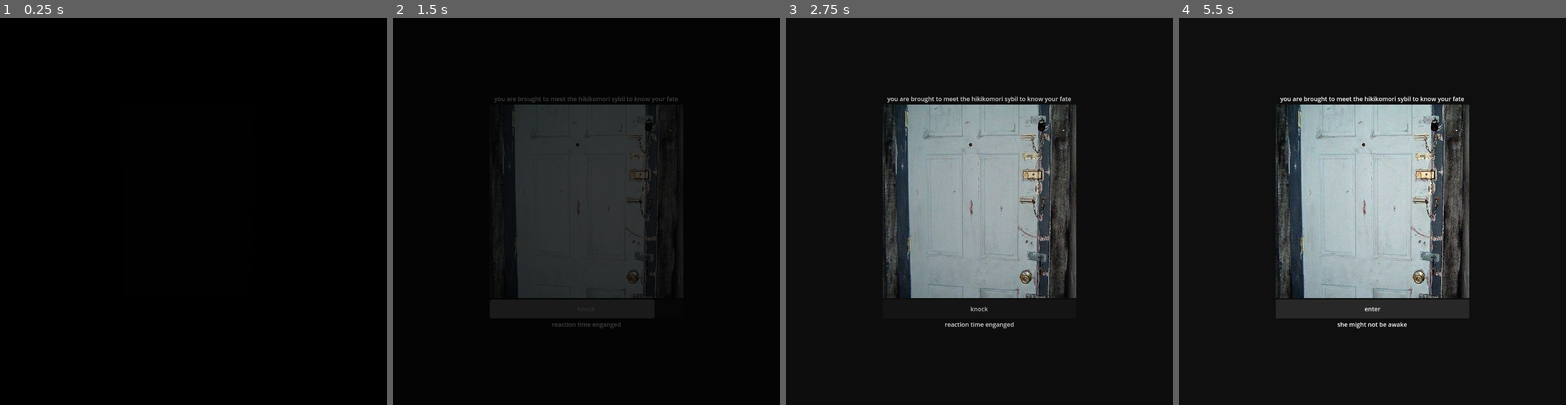
Above: before the commit, frames 1-4 (left to right).
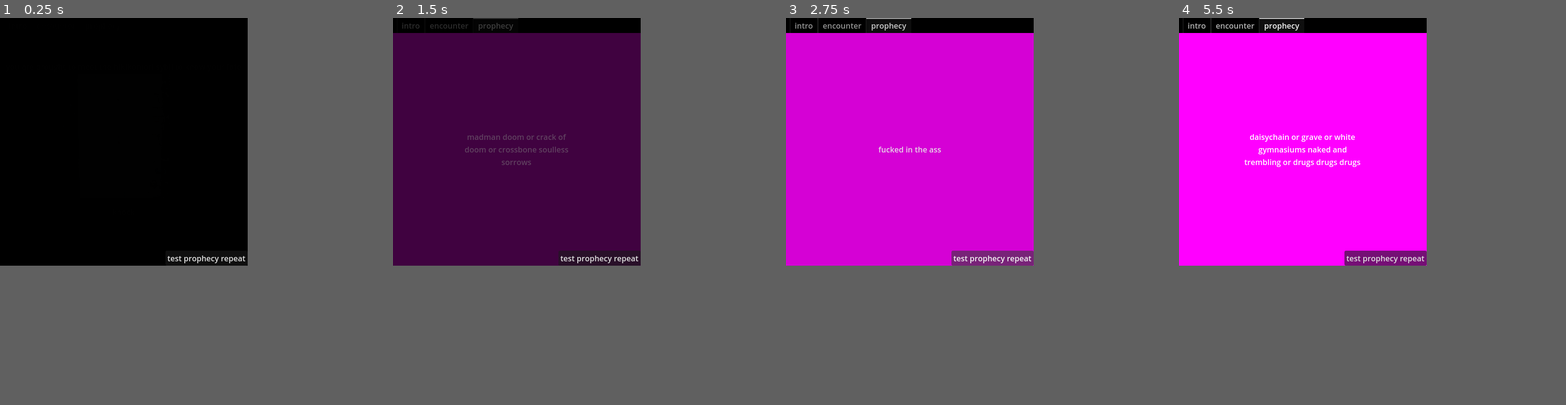
Above: after the commit, the same moments.

Repository: AlexDeclino/hikikomori_wisdom
Game: Godot game, scene res://scenes/prophecy.tscn
Same seed, same stepped clock (60 frames per second), same inputs: the game is played once before the commit and once after it.
Inputs (mouse positions are in pixels of both pictures, inside the frame that each line leads up to):
- Up to frame 1 (0.25 s): no input
- Up to frame 2 (1.5 s): click (714, 393) at 0.5 s, where only the run after the commit has a clickable "test prophecy repeat"; click (586, 308) at 1.25 s, where only the run before the commit has a clickable "knock"
- Up to frame 3 (2.75 s): click (1107, 393) at 2 s, where only the run after the commit has a clickable "test prophecy repeat"
- Up to frame 4 (5.5 s): click (1372, 308) at 2.75 s, where only the run before the commit has a clickable "knock"; click (1500, 393) at 3.5 s, where only the run after the commit has a clickable "test prophecy repeat"; click (1372, 308) at 4.25 s, where only the run before the commit has a clickable "knock"
In our replay, the window is 800x800 before the commit and 512x512 after it. These sizes can differ from the game's own. Grey fills any space a smaller window leaves; there, only what the larger window draws over its background counts as a difference.

The runs differ from the first frame. In frame 1, 0.2% of the frame differs, in the area x 43-64%, y 61-64%; in frame 2, 42%; in frame 3, 46%; in frame 4, 49%, in the area x 0-75%, y 0-81%.

Commit message:
added OR prophecy

Diff:
--- a/project.godot
+++ b/project.godot
@@ -17,9 +17,8 @@
 
 [display]
 
-window/size/viewport_width=1024
-window/size/viewport_height=1024
-window/size/borderless=true
+window/size/viewport_width=512
+window/size/viewport_height=512
 
 [rendering]
 
--- a/scenes/prophecy.tscn
+++ b/scenes/prophecy.tscn
@@ -74,7 +74,6 @@
 anchor_bottom = 1.0
 grow_horizontal = 2
 grow_vertical = 2
-tabs_visible = false
 
 [node name="intro" type="MarginContainer" parent="prophecy_stages"]
 visible = false
@@ -92,7 +91,7 @@
 vertical_alignment = 1
 
 [node name="TextureRect" type="TextureRect" parent="prophecy_stages/intro/VBoxContainer"]
-custom_minimum_size = Vector2(512, 512)
+custom_minimum_size = Vector2(256, 256)
 layout_mode = 2
 size_flags_horizontal = 4
 size_flags_vertical = 4
@@ -129,8 +128,10 @@
 layout_mode = 2
 
 [node name="TextureRect" type="TextureRect" parent="prophecy_stages/encounter"]
-visible = false
-layout_mode = 2
+custom_minimum_size = Vector2(256, 256)
+layout_mode = 2
+size_flags_horizontal = 4
+size_flags_vertical = 4
 texture = ExtResource("2_n7pln")
 expand_mode = 5
 
@@ -160,11 +161,13 @@
 color = Color(1, 0, 1, 1)
 
 [node name="Label" type="Label" parent="prophecy_stages/prophecy"]
-layout_mode = 2
-size_flags_vertical = 1
+custom_minimum_size = Vector2(256, 0)
+layout_mode = 2
+size_flags_horizontal = 4
 text = "aaaa"
 horizontal_alignment = 1
 vertical_alignment = 1
+autowrap_mode = 3
 
 [node name="sounds" type="AudioStreamPlayer" parent="."]
 
@@ -178,6 +181,20 @@
 "": SubResource("AnimationLibrary_ecfqv")
 }
 
+[node name="Button" type="Button" parent="." groups=["buttons"]]
+layout_mode = 1
+anchors_preset = 3
+anchor_left = 1.0
+anchor_top = 1.0
+anchor_right = 1.0
+anchor_bottom = 1.0
+offset_left = -170.0
+offset_top = -31.0
+grow_horizontal = 0
+grow_vertical = 0
+text = "test prophecy repeat"
+
 [connection signal="pressed" from="prophecy_stages/intro/VBoxContainer/knock_bar/knock_button" to="." method="_on_knock_button_pressed"]
 [connection signal="timeout" from="prophecy_stages/intro/VBoxContainer/knock_bar/knock_timer" to="." method="_on_knock_timer_timeout"]
 [connection signal="timeout" from="prophecy_stages/encounter/VBoxContainer/prophecy_bar/prophecy_timer" to="." method="_on_prophecy_timer_timeout"]
+[connection signal="pressed" from="Button" to="." method="_on_button_pressed"]
--- a/scripts/prophecy.gd
+++ b/scripts/prophecy.gd
@@ -13,22 +13,40 @@
 var hand_cursor = preload("res://assets/cursors/hand_knock.png")
 var arrow_cursor = preload("res://assets/cursors/hand_normal.png")
 
-#reaction texts
-var reaction_text = [
-	"she might not be awake",
-	"reaction time enganged",
-	"swat time active"
-]
+var random_pics = [
+		preload("res://_tests/1.png"),
+		preload("res://_tests/2.png"),
+		preload("res://_tests/3.png")
+	]
+
+#lists
+var reactions_array = []
+var words_array = []
+
 
 func _ready():
 	Input.set_custom_mouse_cursor(arrow_cursor, Input.CURSOR_ARROW, Vector2(20,20))
 	Input.set_custom_mouse_cursor(hand_cursor, Input.CURSOR_POINTING_HAND, Vector2(24,24))
 	$AnimationPlayer.play("intro_fade-in")
 
+	#load all words lists into arrays
+	_load_file_list("res://assets/texts/reactions.txt", reactions_array)
+	_load_file_list("res://assets/texts/words.txt", words_array)
+
+
+	#apply settings for cursor and focus to all buttons
 	var buttons = get_tree().get_nodes_in_group("buttons")
 	for i in buttons:
 		i.focus_mode = FOCUS_NONE
 		i.mouse_default_cursor_shape = CURSOR_POINTING_HAND
+
+func _load_file_list(file2open, array2append):
+	var _file = FileAccess.open(file2open, FileAccess.READ)
+	while not _file.eof_reached():
+		var line = _file.get_line()
+		array2append.append(line)
+	_file.close()
+	array2append.pop_back()
 
 func _play_sfx(sfx):
 	$sounds.stream = sfx
@@ -66,9 +84,9 @@
 			_play_sfx(prophecy_calculating)
 
 func _print_reaction():
-	reaction_text.shuffle()
-	get_node(nodes_paths[5]).text = reaction_text.front()
-	reaction_text.pop_front()
+	reactions_array.shuffle()
+	get_node(nodes_paths[5]).text = reactions_array.front()
+	reactions_array.pop_front()
 
 #---------- stage 0
 
@@ -76,11 +94,14 @@
 #stage 1 ----------
 
 func _on_prophecy_timer_timeout():
+	random_pics.shuffle()
 	var prophecy_bar = get_node(nodes_paths[0])
+	var pic_selected = random_pics.front()
 	if prophecy_bar.value >= 100:
 		_prophecy_complete()
 	else:
 		prophecy_bar.value += 1
+	$prophecy_stages/encounter/TextureRect.texture = pic_selected
 
 func _prophecy_complete():
 	_play_sfx(prophecy_finished)
@@ -94,13 +115,13 @@
 #stage 2 ----------
 
 func _select_prophecy():
-	var random = randi_range(2,2)
+	var random = randi_range(1,2)
 	var method = var_to_str(random)
 	match method:
 		"1":
-			_prophecy_word()
+			$prophecy_stages/prophecy/Label.text = _prophecy_word()
 		"2":
-			$prophecy_stages/prophecy/Label.text = _prophecy_repeat()
+			$prophecy_stages/prophecy/Label.text = _prophecy_or()
 		"3":
 			_prophecy_sentence()
 		_:
@@ -108,19 +129,36 @@
 
 func _prophecy_word():
 	print("word")
+	var chosen
+	words_array.shuffle()
+	chosen = words_array.front()
+	words_array.pop_front()
+	return chosen
 
-func _prophecy_repeat():
-	print("repeat")
-	var words_array = []
-	var words_file = FileAccess.open("res://assets/texts/words.txt", FileAccess.READ)
-	while not words_file.eof_reached():
-		var line = words_file.get_line()
-		words_array.append(line)
-	words_file.close()
-	words_array.pop_back()
-	return words_array[0]
+func _prophecy_or():
+	print("or")
+	var max_loops = 5
+	var loops = randi_range(2, max_loops)
+	var or_sentence:String
+	var current_word:String
+	for i in loops :
+		words_array.shuffle()
+		current_word = words_array.front()
+		words_array.pop_front()
+		if i == 0 :
+			or_sentence = current_word + " or "
+		elif i == loops - 1 :
+			or_sentence = or_sentence + current_word
+		else:
+			or_sentence = or_sentence + current_word + " or "
 
-
+#	words_selected.append(words_array.front())
+#	for y in words_selected :
+#		if y == words_selected.back():
+#			or_sentence = y + or_sentence
+#		else:
+#			or_sentence = y + " or " + or_sentence
+	return or_sentence
 
 
 func _prophecy_sentence():
@@ -128,9 +166,11 @@
 
 #---------- stage 2
 
-#var words_lines = []
-#	var content = words_file.get_as_text()
-#	words_lines = content.split("\n")
-#	words_file.close()
-#	var random_line_index = randi() % words_lines.size()
-#	return words_lines[random_line_index]
+#debug
+#func _on_button_pressed():
+#	DisplayServer.window_set_size(Vector2i(512,512))
+
+
+func _on_button_pressed():
+	$prophecy_stages.current_tab = 2
+	_select_prophecy()
Binary file added: _tests/1.png
Not shown, added: _tests/1.png.import
Binary file added: _tests/2.png
Not shown, added: _tests/2.png.import
Binary file added: _tests/3.png
Not shown, added: _tests/3.png.import
Not shown, added: assets/texts/reactions.txt
Not shown, changed: assets/texts/words.txt
